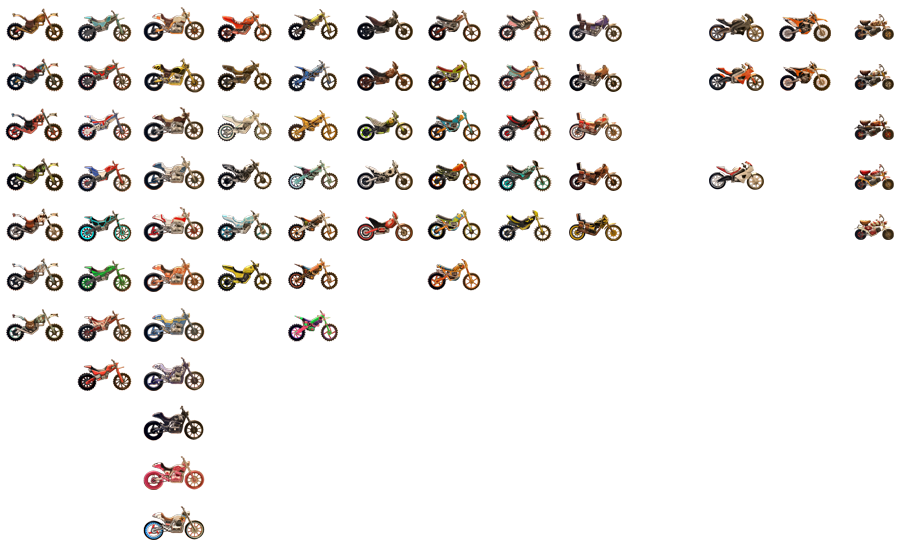
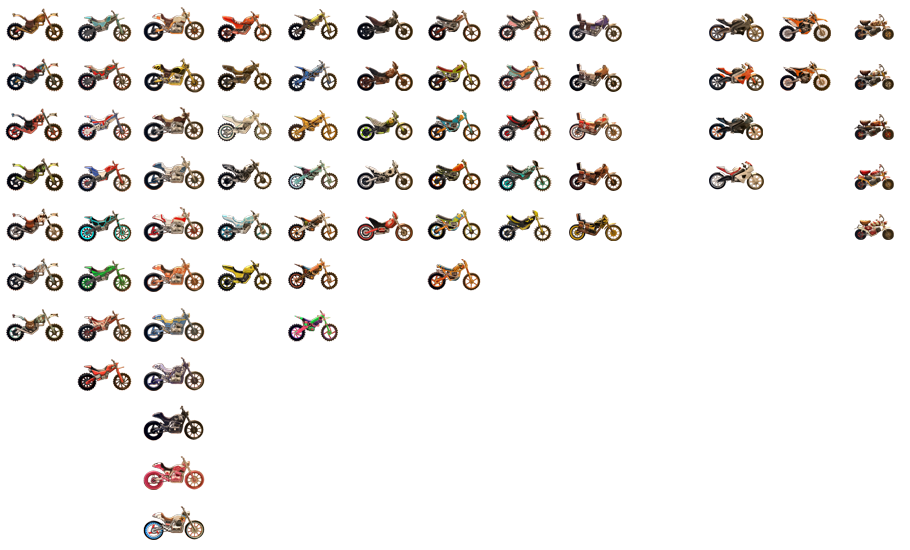
Before/after of a 910 × 550 layered artwork. What changed in the layer stack:
added layer "spec ops" in group "agent" over left=709, top=112, right=763, bottom=140
